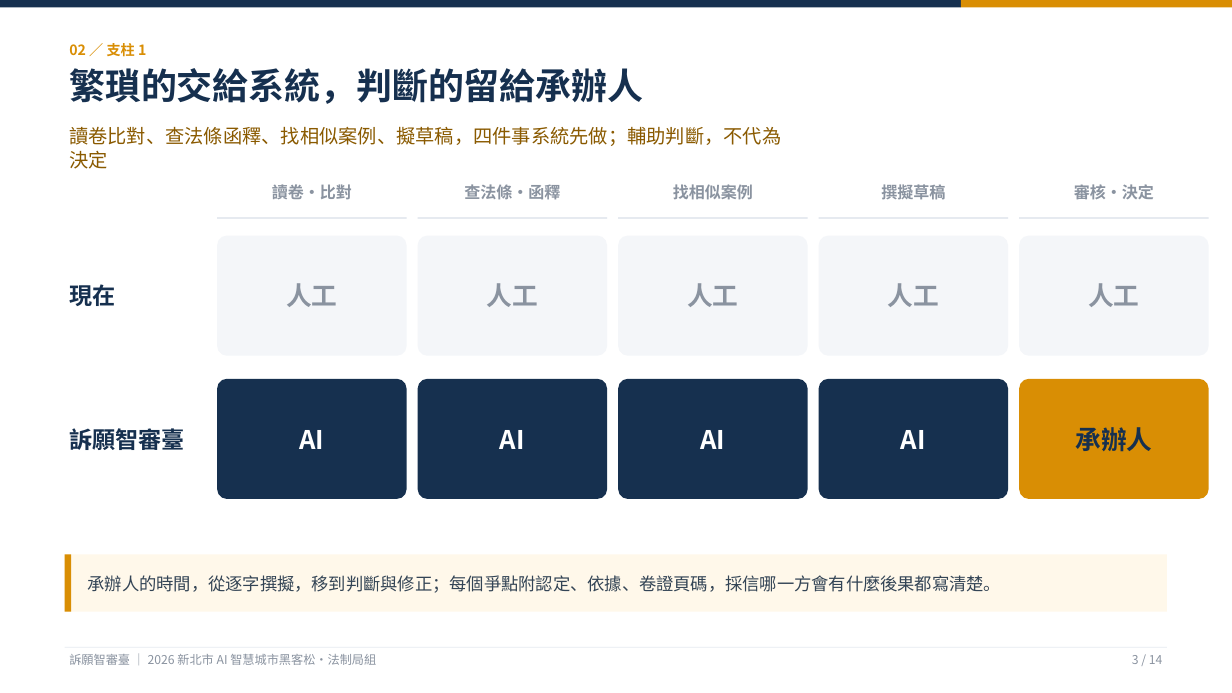
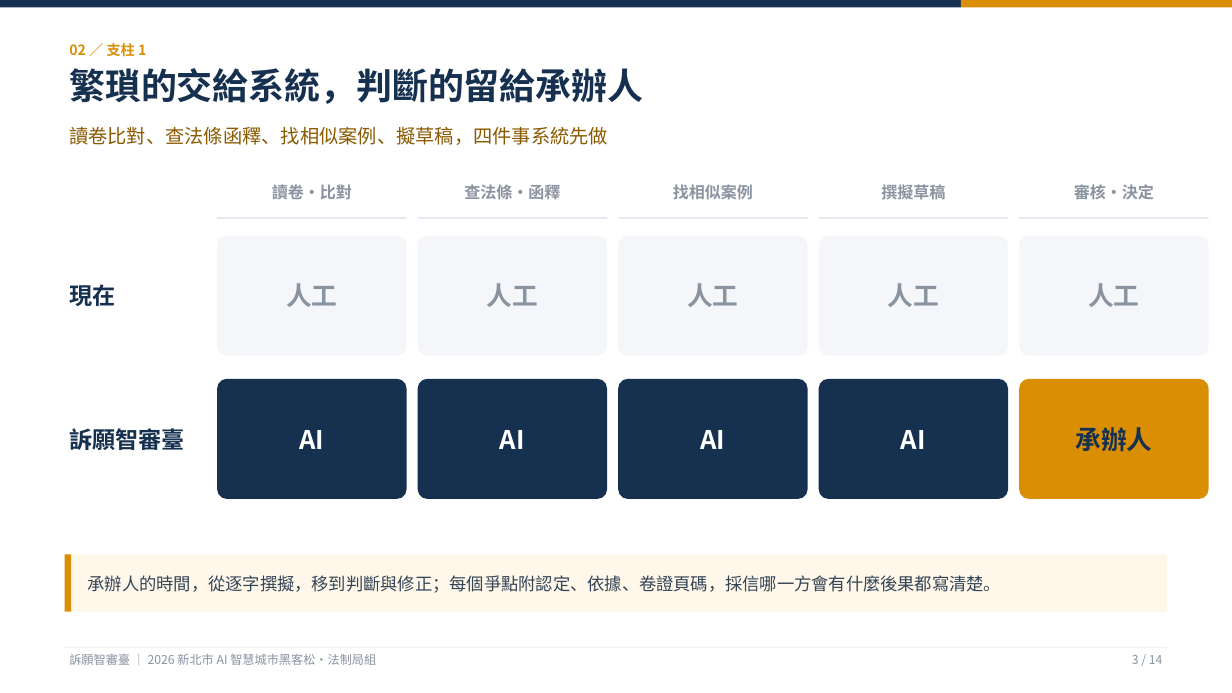
Before and after one commit to KevinMursh/hackathon_wisxxxx, a slide deck: slide 3 of docs/提案/提案簡報-訴願智審臺.pptx. Drawn at 1232x693 pixels with LibreOffice and Linux fonts; fonts in the diff are those of the drawing. Boxes give left, top, right and bottom in pixels: in the first picture for what was removed or moved away, otherwise in the second. Text is boxed around its words. In the diff, an @@ line names an element or a change of style, - is before the commit and + after.

```diff
--- a/docs/提案/提案簡報-訴願智審臺.pptx
+++ b/docs/提案/提案簡報-訴願智審臺.pptx
@@ text at box(69, 127, 608, 145): text changed @@
-讀卷比對、查法條函釋、找相似案例、擬草稿，四件事系統先做；輔助判斷，不代為決定
+讀卷比對、查法條函釋、找相似案例、擬草稿，四件事系統先做
```
Also in this commit, not shown: 1 other slide changed, 2 other files.
